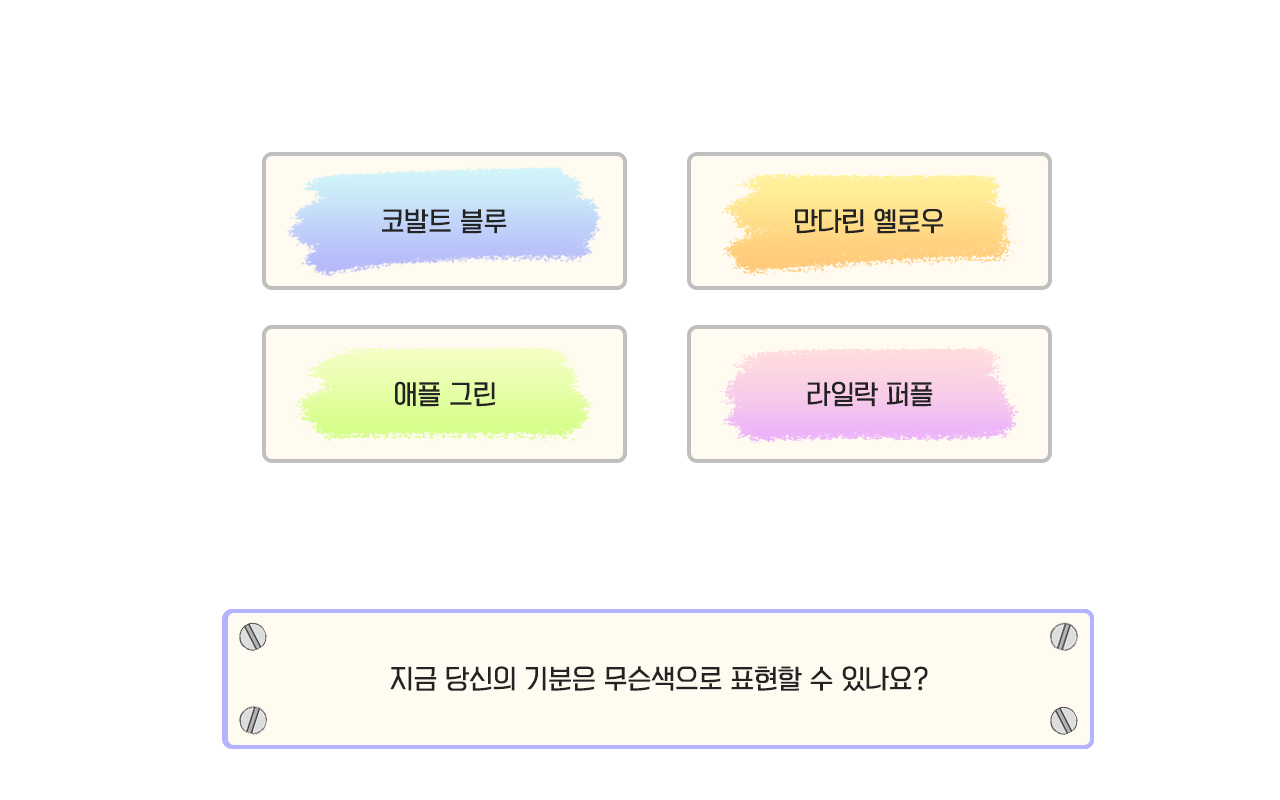
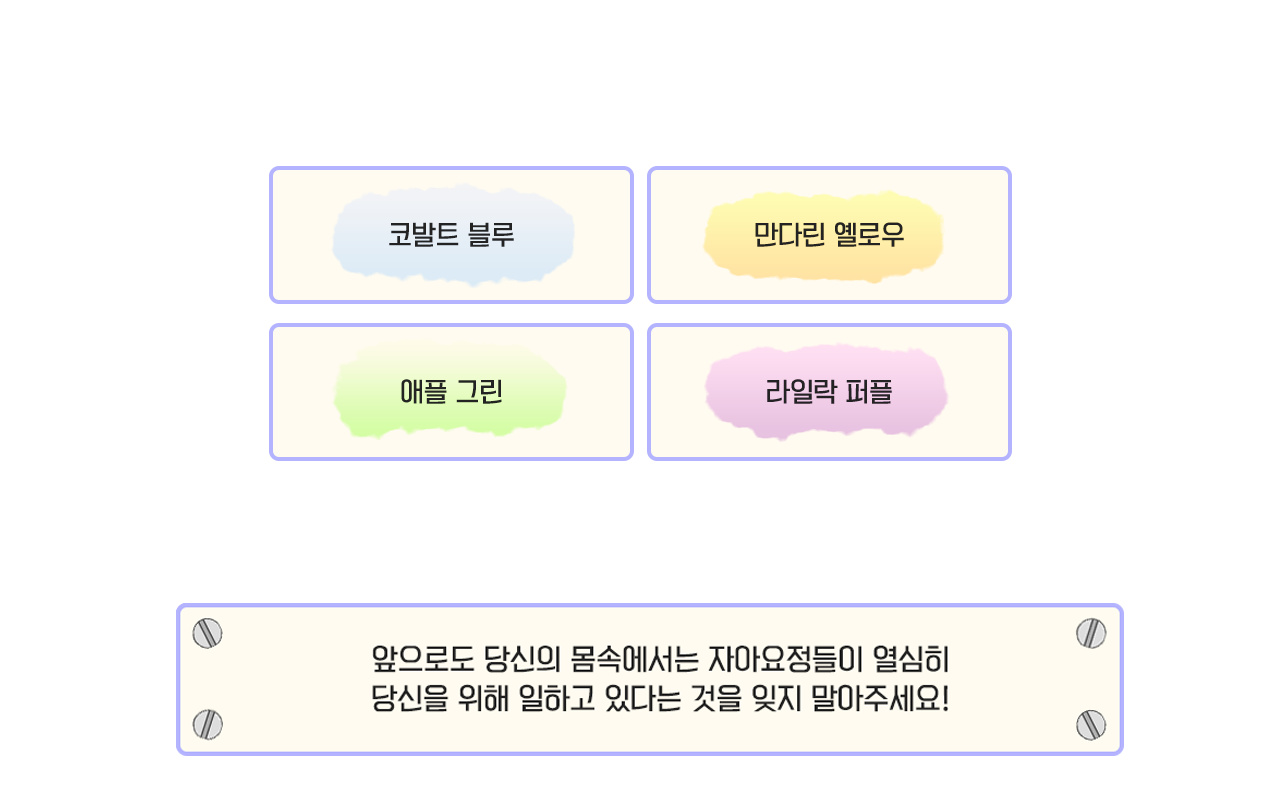
Revision of a layered (1280, 800) image; what changed, layer by layer:
added layer "13=PNG" above "12=PNG" over [176, 603, 1124, 756]
added layer "12=PNG" above "11=PNG" over [178, 603, 1121, 755]
added layer "11=PNG" above "10=PNG" over [178, 603, 1120, 755]
showed "10=PNG", painted on it over [176, 603, 1117, 754]
showed "09=PNG", painted on it over [176, 603, 1117, 754]
showed "08=PNG", painted on it over [178, 603, 1117, 754]
renamed "7-4=PNG" to "07-4=PNG", painted on it over [647, 323, 1052, 463]
renamed "7-3=PNG" to "07-3=PNG", painted on it over [262, 323, 634, 463]
renamed "7-2=PNG" to "07-2=PNG", painted on it over [647, 152, 1052, 304]
renamed "7-1=PNG" to "07-1=PNG", painted on it over [262, 152, 634, 304]
painted on "07=PNG" over [178, 603, 1119, 754]
painted on "06=PNG" over [178, 603, 1119, 754]
painted on "05=PNG" over [178, 603, 1119, 754]
painted on "04=PNG" over [176, 603, 1117, 754]
added layer "03-1=PNG" above "03=PNG" over [178, 603, 1119, 754]
painted on "03=PNG" over [178, 603, 1119, 754]
added layer "02-1=PNG" above "02=PNG" over [178, 603, 1119, 754]
painted on "02=PNG" over [178, 603, 1119, 754]
painted on "01=PNG" over [178, 603, 1119, 754]
